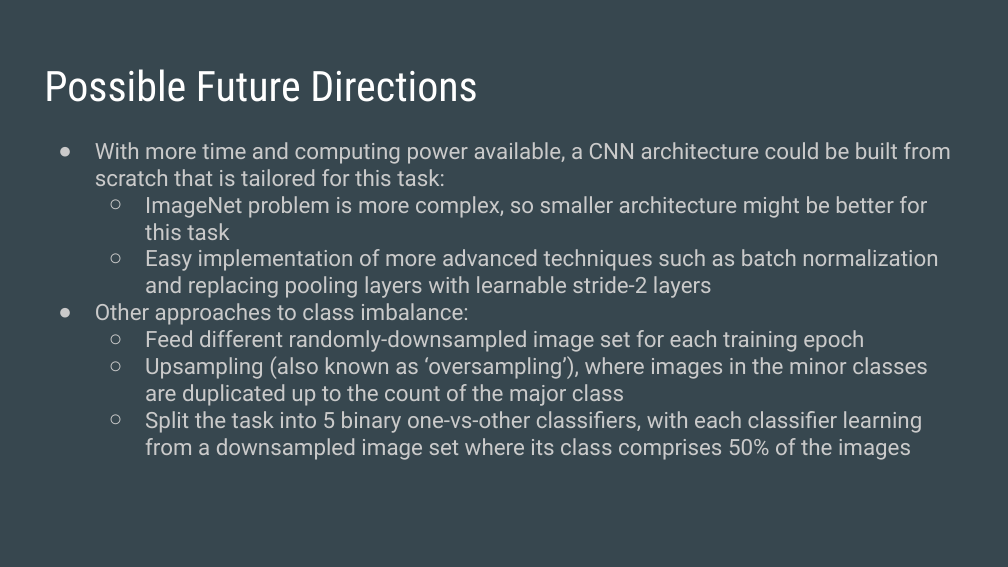
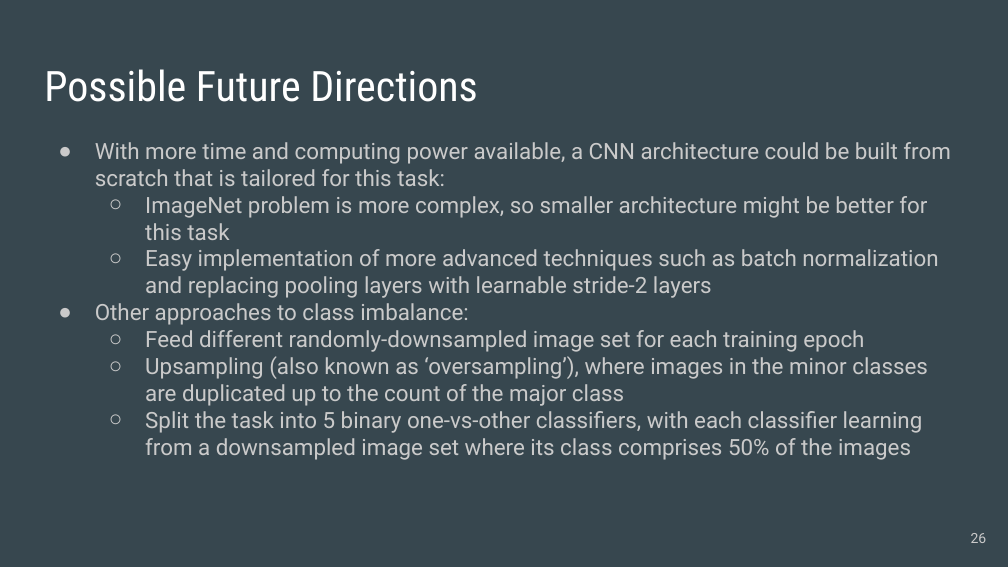
Before and after one commit to MadsenNils/Springboard-Capstone-2-yelp, a slide deck: slide 26 of reports/04_Capstone 2 Final Slides.pptx (slide 23 before the commit). Drawn at 1008x567 pixels with LibreOffice and Linux fonts; fonts in the diff are those of the drawing. Boxes give left, top, right and bottom in pixels: in the first picture for what was removed or moved away, otherwise in the second. Text is boxed around its words. In the diff, an @@ line names an element or a change of style, - is before the commit and + after.

```diff
--- a/reports/04_Capstone 2 Final Slides.pptx
+++ b/reports/04_Capstone 2 Final Slides.pptx
@@ page number added at [971,533,987,543], 10 pt, text #CACACA @@
+26
```
Also in this commit, not shown: 22 other slides changed, 4 slides added, 1 slide removed.
